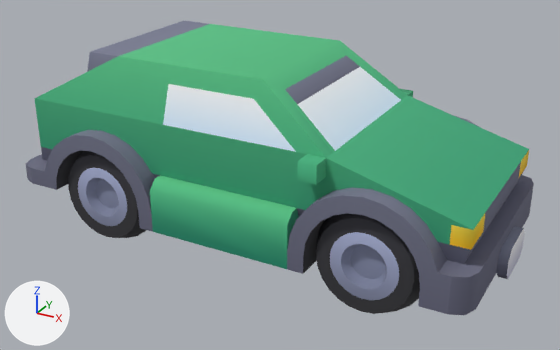
The glTF model app/public/assets/models/street/car-2.glb as it was, and as the next commit left it.
Camera for both pictures: a 50 mm camera at (2.76, -4.91, 2.97) aimed at (0.09, -0.05, 0.54). Lighting does not change. The marker at lower left points along +X, +Y and +Z. The first picture is the older version. Where no turn or scale is listed for an object, it has been applied to the vertices. Vertices at exactly the same position are counted once.

Names of what the first picture shows: 'body', 'wheel-back-right', 'wheel-front-right'.
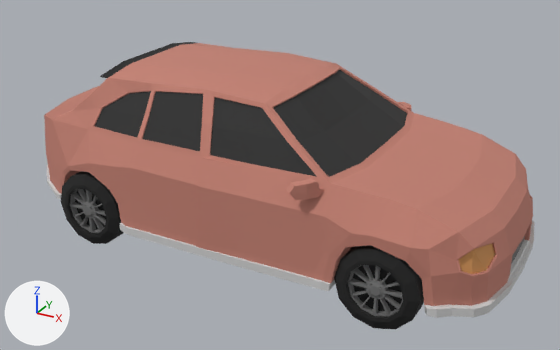
ob_car_2 is not drawn itself; it is the parent of ob_body.

Changed parts and their boxes (x1, y1, x2, y2) in the pictures (560 x 350 px):
'body', reshaped, moved, rescaled, recoloured (6% shorter): before (26, 21, 534, 315); after (44, 42, 535, 318)
'wheel-front-right', deleted: before (316, 213, 420, 314)
'NormalCar2_FrontRightWheel_Cylinder.016', added: after (334, 245, 424, 330)
    faces in mat_black (black #1b1b1b): (334, 245, 424, 330)
    faces in mat_grey (grey #707070): (348, 265, 403, 317)
'wheel-back-right', deleted: before (68, 151, 146, 238)
'NormalCar2_BackWheels_Cylinder.003', added: after (61, 171, 124, 244)
    faces in mat_black (black #1b1b1b): (61, 171, 124, 244)
    faces in mat_grey (grey #707070): (70, 189, 106, 233)
part 1 of me_body, rebuilt: before (26, 24, 534, 315); after (44, 42, 535, 318)
part 2 of me_body, added: after (398, 102, 411, 111)
part 3 of me_body, added: after (286, 178, 325, 200)
part 4 of me_body, deleted: before (87, 21, 525, 279)

Patch to the scene script:
```diff
--- a/app/public/assets/models/street/car-2.glb.py
+++ b/app/public/assets/models/street/car-2.glb.py
@@ me_body @@
 # used by ob_body; parent = ob_car_2; location = (0.0, 0.025, 0.15)
-me_body.from_pydata(...)  # 434 vertices, 760 faces; spans x -0.65..0.65, y -1.43..1.43, z 0.0..0.95
-me_body.materials.append(mat_colormap)
+me_body.from_pydata(...)  # 726 vertices, 1442 faces; spans x -0.82..0.82, y -1.66..1.65, z 0.14..1.12
+# me_body part 1: the loose piece of 348 vertices spanning x -0.65..0.65, y -1.38..1.38, z 0.05..0.95 is rebuilt with 670 vertices and now spans x -0.76..0.76, y -1.66..1.65, z 0.14..1.12
+# me_body part 2: a new loose piece of 28 vertices spanning x 0.65..0.82, y -0.71..-0.53, z 0.68..0.77, in mat_lightblue (pink #c48173)
+# me_body part 3: a new loose piece of 28 vertices spanning x -0.82..-0.65, y -0.71..-0.53, z 0.68..0.77, in mat_lightblue (pink #c48173)
+# me_body part 4: 12 loose pieces with 86 vertices, spanning x -0.65..0.65, y -1.43..1.43, z 0.0..0.95, are deleted
+me_body.materials.append(mat_lightblue)  # pink #c48173
+me_body.materials.append(mat_windows)  # black #2f2f2f
+me_body.materials.append(mat_black)  # black #1b1b1b
+me_body.materials.append(mat_grey)  # grey #707070
+me_body.materials.append(mat_headlights)  # orange #d1955a
+me_body.materials.append(mat_material_007)  # light grey #d1d1d1
+me_body.materials.append(mat_taillights)  # red #d14d45
@@ ob_car_2 @@
 ob_car_2 = bpy.data.objects.new('car-2', None)
-ob_car_2.location = (0.0338, 0.0, 0.0)
+ob_car_2.location = (-0.00663, 0.0, 0.034)
 ob_car_2.rotation_euler = (0.0, 0.0, 1.571)  # degrees (0, 0, 90)
-ob_car_2.scale = (1.35, 1.35, 1.35)
+ob_car_2.scale = (1.2, 1.2, 1.2)
@@ ob_wheel_front_right @@
-ob_wheel_front_right = bpy.data.objects.new('wheel-front-right', me_wheel_front_right)
@@ ob_wheel_back_right @@
-ob_wheel_back_right = bpy.data.objects.new('wheel-back-right', me_wheel_back_right)
@@ ob_body @@
 ob_body.parent = ob_car_2
-ob_body.location = (0.0, 0.025, 0.15)
+ob_body.location = (0.0, 0.0, 0.0)
@@ ob_normalcar2_frontrightwheel_cylinder_016 @@
+ob_normalcar2_frontrightwheel_cylinder_016 = bpy.data.objects.new('NormalCar2_FrontRightWheel_Cylinder.016', me_normalcar2_frontrightwheel_cylinder_016_mesh)  # 212 vertices, 420 faces; spans x 0.951..1.545, y -0.897..-0.681, z -0.034..0.56; in mat_grey (grey #707070), mat_black (black #1b1b1b)
+ob_normalcar2_frontrightwheel_cylinder_016.location = (-0.007, 0.0, 0.034)
@@ ob_normalcar2_backwheels_cylinder_003 @@
+ob_normalcar2_backwheels_cylinder_003 = bpy.data.objects.new('NormalCar2_BackWheels_Cylinder.003', me_normalcar2_backwheels_cylinder_003_mesh)  # 424 vertices, 840 faces; spans x -1.44..-0.85, y -0.9..0.9, z -0.03..0.56; in mat_black (black #1b1b1b), mat_grey (grey #707070)
+ob_normalcar2_backwheels_cylinder_003.location = (-0.007, 0.0, 0.034)
```
